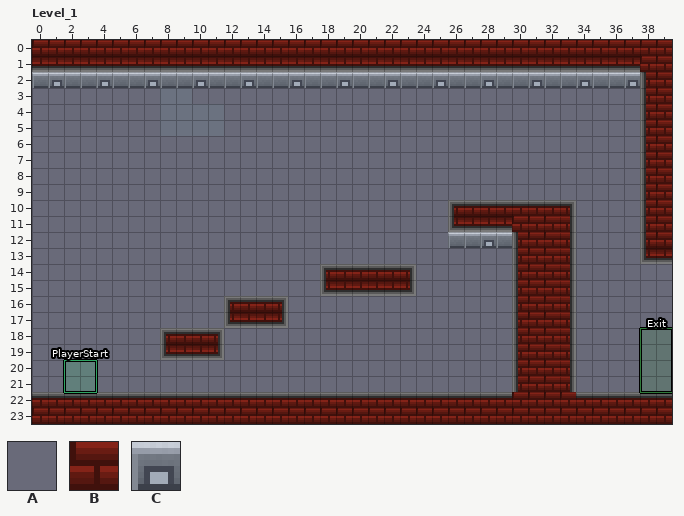
A LDtk project gets an edit: ldtk/hooshang_claude.ldtk. The picture above was drawn from the file before the commit.
Cells are 8x8 px. Shown: Level_1 x 0..39, y 0..23.
Key: from "Collisions": A 1, B 2 "brick", C 3 "ceiling_flor".
_ is an empty cell.
Layers that did not change in this view are not listed.
Layer "Collisions" before, first column x 0:
 0 BBBBBBBBBBBBBBBBBBBBBBBBBBBBBBBBBBBBBBBB
 1 BBBBBBBBBBBBBBBBBBBBBBBBBBBBBBBBBBBBBBBB
 2 CCCCCCCCCCCCCCCCCCCCCCCCCCCCCCCCCCCCCCBB
 3 ______________________AA______________BB
 4 ____________AAAA______AA______________BB
 5 ____________AAAA______AA______________BB
 6 ______________________________________BB
 7 ______________________________________BB
 8 ______________AA______________________BB
 9 ______________AA______________________BB
10 __________________________BBBBBBBB____BB
11 __________________________BBBBBBBB____BB
12 __________________________CCCCBBBB____BB
13 ______________________________BBBB____BB
14 __________________BBBBBB______BBBB______
15 __________________BBBBBB______BBBB______
16 ____________BBBB______________BBBB______
17 ____________BBBB______________BBBB______
18 ________BBBB__________________BBBB______
19 ________BBBB__________________BBBB______
20 ______________________________BBBB______
21 ______________________________BBBB______
22 BBBBBBBBBBBBBBBBBBBBBBBBBBBBBBBBBBBBBBBB
23 BBBBBBBBBBBBBBBBBBBBBBBBBBBBBBBBBBBBBBBB
Once edited:
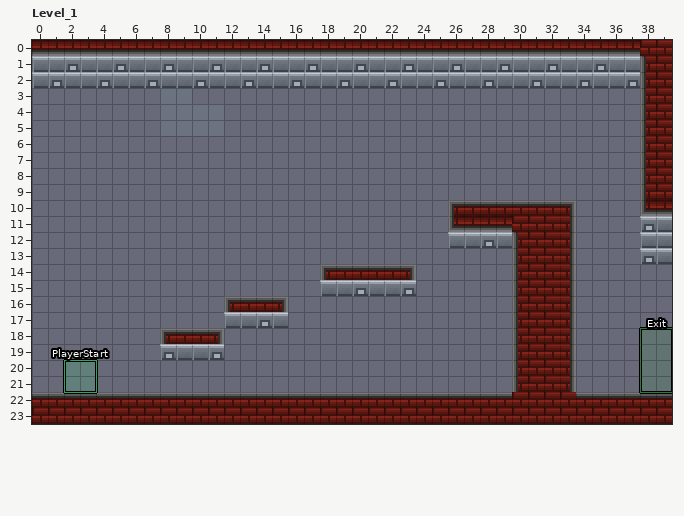
Change:
Layer "Collisions":
The edit turns tile B into tile C in row 1 at x 0 to 37; in rows 11 to 13 at x 38 to 39; in row 15 at x 18 to 23; in row 17 at x 12 to 15; in row 19 at x 8 to 11.
